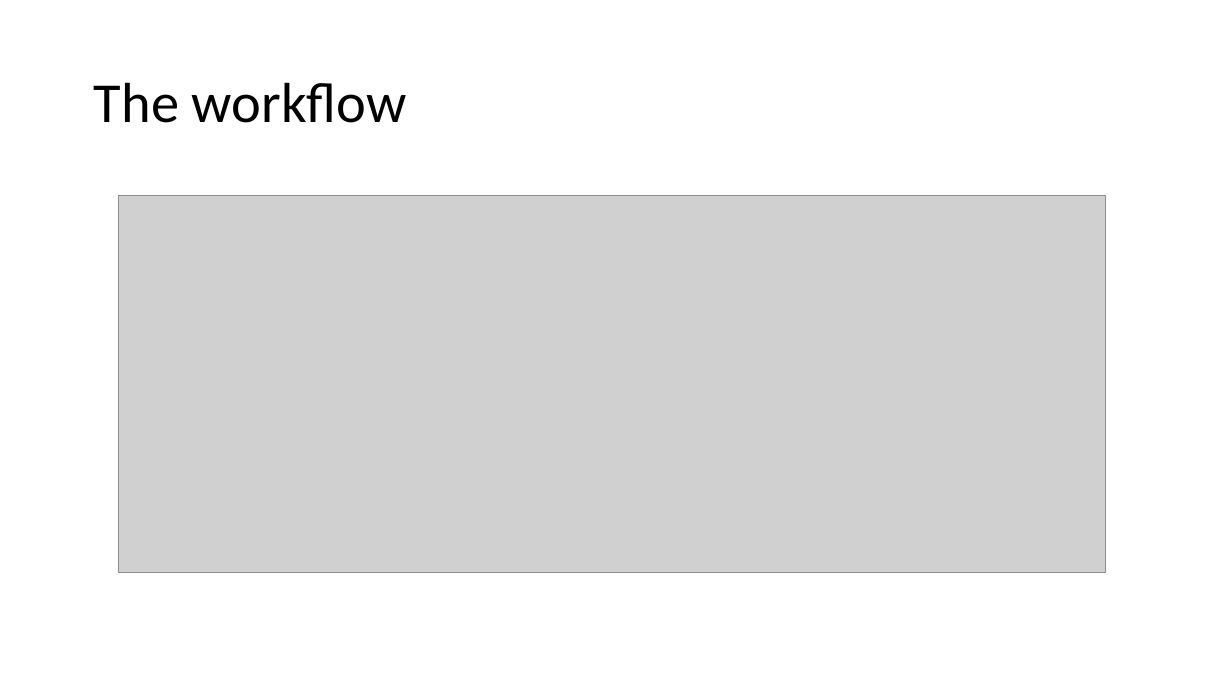
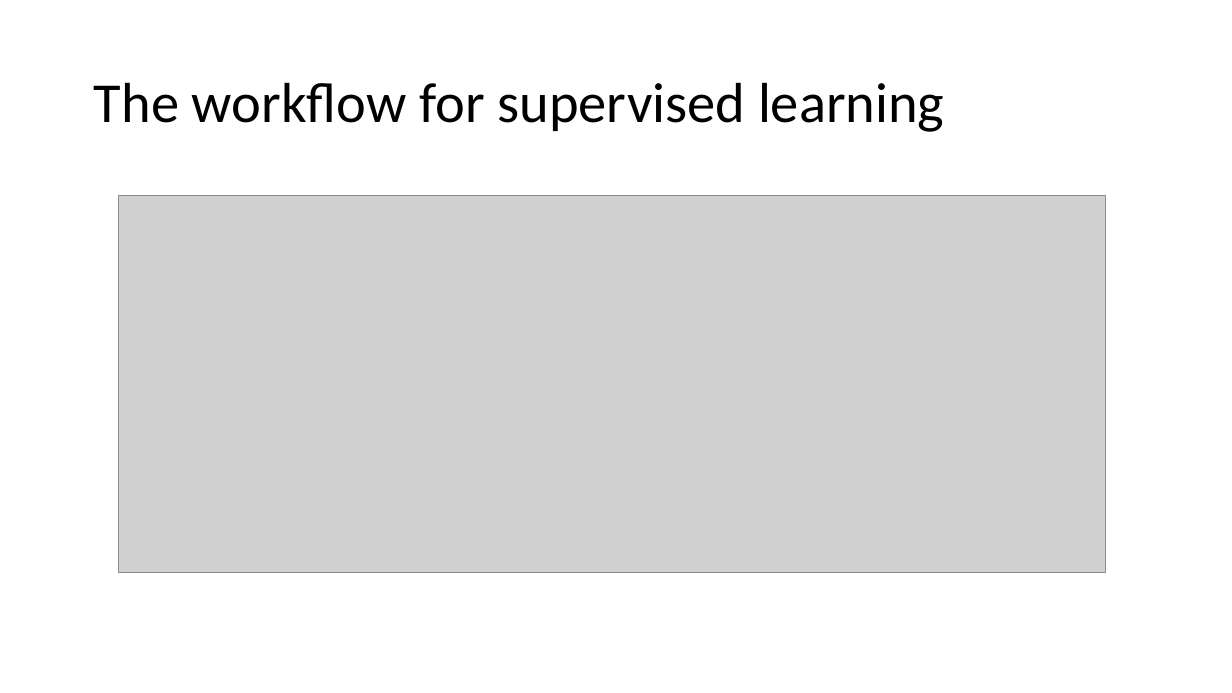
Before and after one commit to FranzGH/IoT_ML, a slide deck: slide 3 of Sklearn-UG.pptx. Drawn at 1232x693 pixels with LibreOffice and Linux fonts; fonts in the diff are those of the drawing; grey boxes stand for pictures. Boxes give left, top, right and bottom in pixels: in the first picture for what was removed or moved away, otherwise in the second. Text is boxed around its words. In the diff, an @@ line names an element or a change of style, - is before the commit and + after.

```diff
--- a/Sklearn-UG.pptx
+++ b/Sklearn-UG.pptx
@@ title at <box>94,82,944,132</box>: text changed @@
-The workflow
+The workflow for supervised learning
```
Also in this commit, not shown: 2 other slides changed, 1 slide added, 9 other files.
